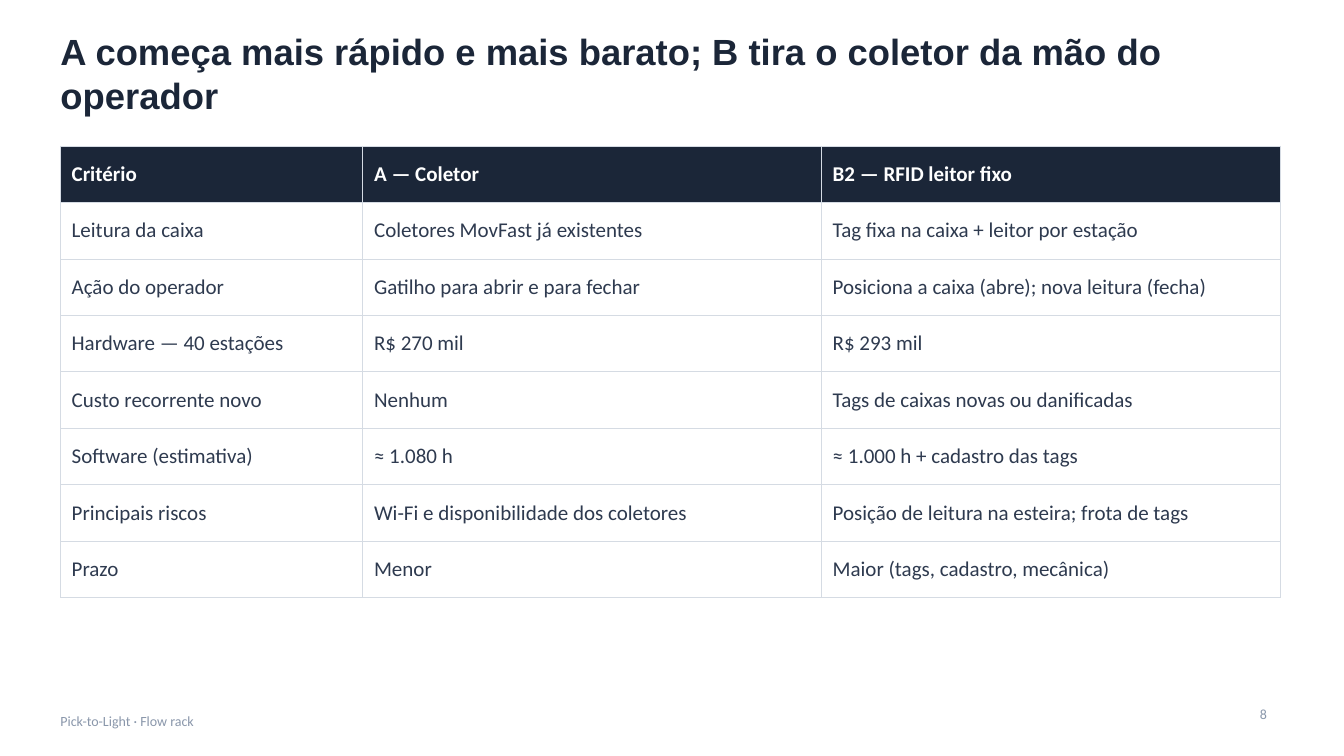
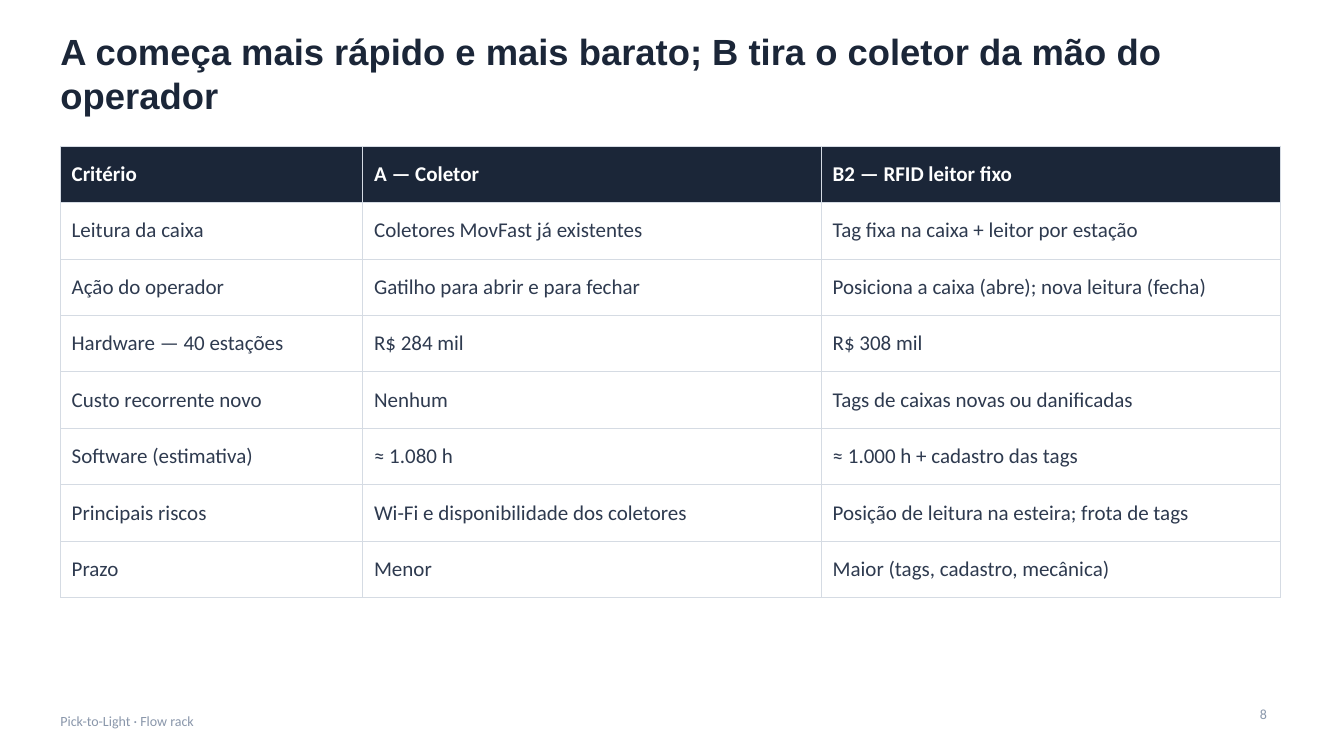
Before and after one commit to jivo88/picking_to_light, a slide deck: slide 8 of projeto/entregaveis/Apresentacao_PTL.pptx. Drawn at 1344x756 pixels with LibreOffice and Linux fonts; fonts in the diff are those of the drawing. Boxes give left, top, right and bottom in pixels: in the first picture for what was removed or moved away, otherwise in the second. Text is boxed around its words. In the diff, an @@ line names an element or a change of style, - is before the commit and + after.

```diff
--- a/projeto/entregaveis/Apresentacao_PTL.pptx
+++ b/projeto/entregaveis/Apresentacao_PTL.pptx
@@ table at bbox=[60, 146, 1280, 584] @@
-row 4, column 2: R$ 270 mil
+row 4, column 2: R$ 284 mil
-row 4, column 3: R$ 293 mil
+row 4, column 3: R$ 308 mil
```
Also in this commit, not shown: 5 other slides changed, 18 other files.
